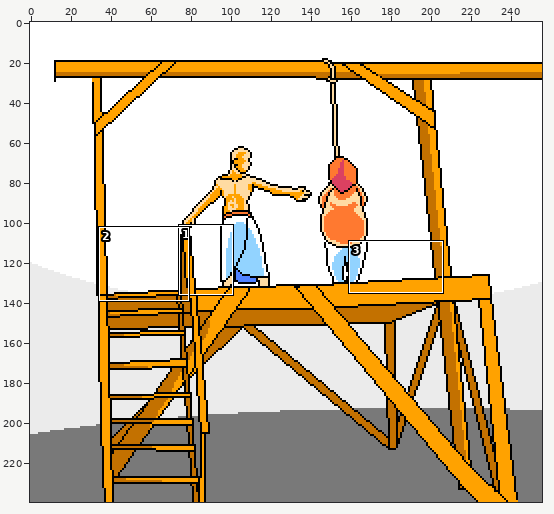
Pixel-art file -- assets/gallows.aseprite. Above: a wide view before the commit, with the close-up outlined.
Close-up. First the earlier version:
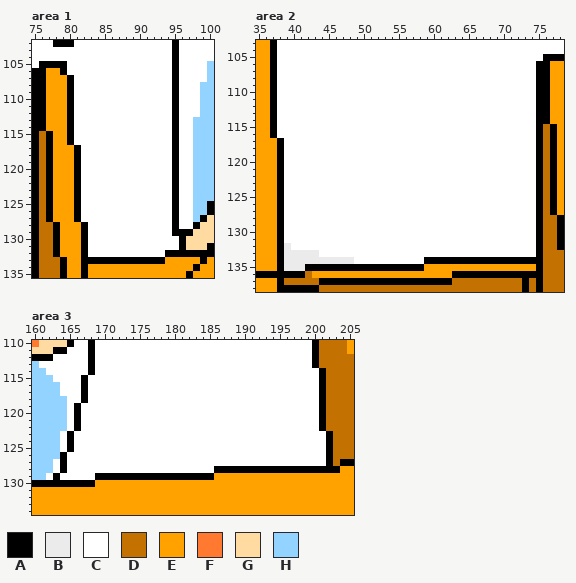
256x240 pixels, 1 frame. Shown: area 1: x 75..100, y 102..135; area 2: x 35..78, y 103..138; area 3: x 160..205, y 110..134. The commit also changed other parts of the picture, which this record leaves out.
Visible layers, top first: "Layer 2", "Layer 1".
Palette (. is transparent): A #000000  B #ebebeb  C #ffffff  D #c37100  E #ffa200  F #ff7930  G #ffdba2  H #92d3ff
Pixels before, area 1, first column x 75:
102 CCCAAACCCCCCCCCCCCCCACCCCC
103 CCCCCCCCCCCCCCCCCCCCACCCCC
104 CCCCCCCCCCCCCCCCCCCCACCCCC
105 CAAAACCCCCCCCCCCCCCCACCCCH
106 AAEEACCCCCCCCCCCCCCCACCCCH
107 AAEEEACCCCCCCCCCCCCCACCCCH
108 AAEEEACCCCCCCCCCCCCCACCCHH
109 AAEEEACCCCCCCCCCCCCCACCCHH
110 AAEEEACCCCCCCCCCCCCCACCCHH
111 AAEEEACCCCCCCCCCCCCCACCCHH
112 AAEEEACCCCCCCCCCCCCCACCCHH
113 AAEEEACCCCCCCCCCCCCCACCHHH
114 AAEEEACCCCCCCCCCCCCCACCHHH
115 ADAEEACCCCCCCCCCCCCCACCHHH
116 ADAEEACCCCCCCCCCCCCCACCHHH
117 ADAEEEACCCCCCCCCCCCCACCHHH
118 ADAEEEACCCCCCCCCCCCCACCHHH
119 ADAEEEACCCCCCCCCCCCCACCHHH
120 ADAEEEACCCCCCCCCCCCCACCHHH
121 ADAEEEACCCCCCCCCCCCCACCHHH
122 ADAEEEACCCCCCCCCCCCCACCHHH
123 ADAEEEACCCCCCCCCCCCCACCHHH
124 ADAEEEACCCCCCCCCCCCCACCHHH
125 ADAEEEACCCCCCCCCCCCCACCHHA
126 ADAEEEACCCCCCCCCCCCCACCHHA
127 ADAEEEACCCCCCCCCCCCCACCHAG
128 ADDAEEEACCCCCCCCCCCCACCAGG
129 ADDAEEEACCCCCCCCCCCCAAAGGG
130 ADDAEEEACCCCCCCCCCCCCAGGGG
131 ADDAEEEACCCCCCCCCCCCCAGGGA
132 ADDAEEEACCCCCCCCCCCAAAAAAA
133 ADDDAEEAAAAAAAAAAAAEEEEEAE
134 ADDDAEEAEEEEEEEEEEEEEEEAEE
135 ADDDAEEAEEEEEEEEEEEEEEAEEE
Pixels before, area 2, first column x 35:
103 EEACCCCCCCCCCCCCCCCCCCCCCCCCCCCCCCCCCCCCCCCC
104 EEACCCCCCCCCCCCCCCCCCCCCCCCCCCCCCCCCCCCCCCCC
105 EEACCCCCCCCCCCCCCCCCCCCCCCCCCCCCCCCCCCCCCAAA
106 EEACCCCCCCCCCCCCCCCCCCCCCCCCCCCCCCCCCCCCAAEE
107 EEACCCCCCCCCCCCCCCCCCCCCCCCCCCCCCCCCCCCCAAEE
108 EEACCCCCCCCCCCCCCCCCCCCCCCCCCCCCCCCCCCCCAAEE
109 EEACCCCCCCCCCCCCCCCCCCCCCCCCCCCCCCCCCCCCAAEE
110 EEACCCCCCCCCCCCCCCCCCCCCCCCCCCCCCCCCCCCCAAEE
111 EEACCCCCCCCCCCCCCCCCCCCCCCCCCCCCCCCCCCCCAAEE
112 EEACCCCCCCCCCCCCCCCCCCCCCCCCCCCCCCCCCCCCAAEE
113 EEACCCCCCCCCCCCCCCCCCCCCCCCCCCCCCCCCCCCCAAEE
114 EEACCCCCCCCCCCCCCCCCCCCCCCCCCCCCCCCCCCCCAAEE
115 EEACCCCCCCCCCCCCCCCCCCCCCCCCCCCCCCCCCCCCADAE
116 EEACCCCCCCCCCCCCCCCCCCCCCCCCCCCCCCCCCCCCADAE
117 EEEACCCCCCCCCCCCCCCCCCCCCCCCCCCCCCCCCCCCADAE
118 EEEACCCCCCCCCCCCCCCCCCCCCCCCCCCCCCCCCCCCADAE
119 EEEACCCCCCCCCCCCCCCCCCCCCCCCCCCCCCCCCCCCADAE
120 EEEACCCCCCCCCCCCCCCCCCCCCCCCCCCCCCCCCCCCADAE
121 EEEACCCCCCCCCCCCCCCCCCCCCCCCCCCCCCCCCCCCADAE
122 EEEACCCCCCCCCCCCCCCCCCCCCCCCCCCCCCCCCCCCADAE
123 EEEACCCCCCCCCCCCCCCCCCCCCCCCCCCCCCCCCCCCADAE
124 EEEACCCCCCCCCCCCCCCCCCCCCCCCCCCCCCCCCCCCADAE
125 EEEACCCCCCCCCCCCCCCCCCCCCCCCCCCCCCCCCCCCADAE
126 EEEACCCCCCCCCCCCCCCCCCCCCCCCCCCCCCCCCCCCADAE
127 EEEACCCCCCCCCCCCCCCCCCCCCCCCCCCCCCCCCCCCADAE
128 EEEACCCCCCCCCCCCCCCCCCCCCCCCCCCCCCCCCCCCADDA
129 EEEACCCCCCCCCCCCCCCCCCCCCCCCCCCCCCCCCCCCADDA
130 EEEACCCCCCCCCCCCCCCCCCCCCCCCCCCCCCCCCCCCADDA
131 EEEACCCCCCCCCCCCCCCCCCCCCCCCCCCCCCCCCCCCADDA
132 EEEABCCCCCCCCCCCCCCCCCCCCCCCCCCCCCCCCCCCADDA
133 EEEABBBBBCCCCCCCCCCCCCCCCCCCCCCCCCCCCCCCADDD
134 EEEABBBBBBBBBBCCCCCCCCCCAAAAAAAAAAAAAAAAADDD
135 EEEABBBAAAAAAAAAAAAAAAAAEEEEEEEEEEEEEEEEADDD
136 AAAAAAADEEEEEEEEEEEEEEEEEEEEAAAAAAAAAAAAADDD
137 EEEADDDDDAAAAAAAAAAAAAAAAAAADDDDDDDDDDADADDD
138 EEEAAAAAADDDDDDDDDDDDDDDDDDDDDDDDDDDDDADADDD
Pixels before, area 3, first column x 160:
110 FGGGGACCACCCCCCCCCCCCCCCCCCCCCCCCCCCCCCCADDDDE
111 GGGAACCCACCCCCCCCCCCCCCCCCCCCCCCCCCCCCCCADDDDE
112 AAACCCCCACCCCCCCCCCCCCCCCCCCCCCCCCCCCCCCADDDDD
113 HCCCCCCCACCCCCCCCCCCCCCCCCCCCCCCCCCCCCCCADDDDD
114 HHCCCCCCACCCCCCCCCCCCCCCCCCCCCCCCCCCCCCCCADDDD
115 HHHCCCCACCCCCCCCCCCCCCCCCCCCCCCCCCCCCCCCCADDDD
116 HHHHCCCACCCCCCCCCCCCCCCCCCCCCCCCCCCCCCCCCADDDD
117 HHHHCCCACCCCCCCCCCCCCCCCCCCCCCCCCCCCCCCCCADDDD
118 HHHHHCCACCCCCCCCCCCCCCCCCCCCCCCCCCCCCCCCCADDDD
119 HHHHHCACCCCCCCCCCCCCCCCCCCCCCCCCCCCCCCCCCADDDD
120 HHHHHCACCCCCCCCCCCCCCCCCCCCCCCCCCCCCCCCCCADDDD
121 HHHHHCACCCCCCCCCCCCCCCCCCCCCCCCCCCCCCCCCCADDDD
122 HHHHHCACCCCCCCCCCCCCCCCCCCCCCCCCCCCCCCCCCADDDD
123 HHHHCACCCCCCCCCCCCCCCCCCCCCCCCCCCCCCCCCCCCADDD
124 HHHHCACCCCCCCCCCCCCCCCCCCCCCCCCCCCCCCCCCCCADDD
125 HHHHCACCCCCCCCCCCCCCCCCCCCCCCCCCCCCCCCCCCCADDD
126 HHHHACCCCCCCCCCCCCCCCCCCCCCCCCCCCCCCCCCCCCADDD
127 HHHCACCCCCCCCCCCCCCCCCCCCCCCCCCCCCCCCCCCCCADAA
128 HHHCACCCCCCCCCCCCCCCCCCCCCAAAAAAAAAAAAAAAAAAEE
129 HHCACCCCCAAAAAAAAAAAAAAAAAEEEEEEEEEEEEEEEEEEEE
130 AAAAAAAAAEEEEEEEEEEEEEEEEEEEEEEEEEEEEEEEEEEEEE
131 EEEEEEEEEEEEEEEEEEEEEEEEEEEEEEEEEEEEEEEEEEEEEE
132 EEEEEEEEEEEEEEEEEEEEEEEEEEEEEEEEEEEEEEEEEEEEEE
133 EEEEEEEEEEEEEEEEEEEEEEEEEEEEEEEEEEEEEEEEEEEEEE
134 EEEEEEEEEEEEEEEEEEEEEEEEEEEEEEEEEEEEEEEEEEEEEE
New version:
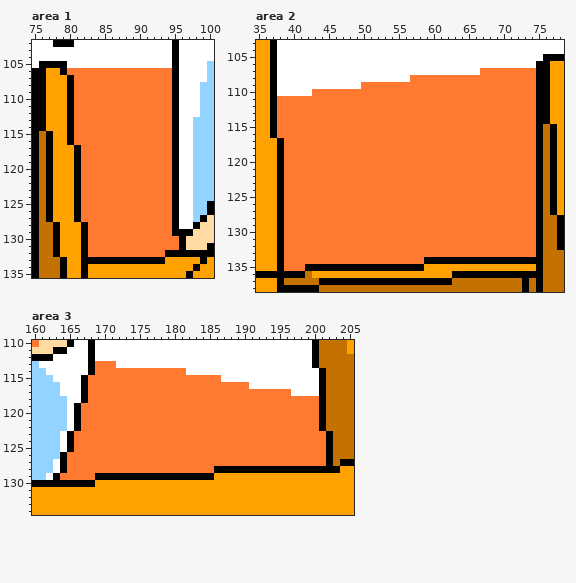
The exact change:
Changed rows in their new state; - is an unchanged pixel.
Area 1, layer "Layer 1":
first column x 80:
106 FFFFFFFFFFFFFFF-
107 -FFFFFFFFFFFFFF-
108 -FFFFFFFFFFFFFF-
109 -FFFFFFFFFFFFFF-
110 -FFFFFFFFFFFFFF-
111 -FFFFFFFFFFFFFF-
112 -FFFFFFFFFFFFFF-
113 -FFFFFFFFFFFFFF-
114 -FFFFFFFFFFFFFF-
115 -FFFFFFFFFFFFFF-
116 -FFFFFFFFFFFFFF-
117 --FFFFFFFFFFFFF-
118 --FFFFFFFFFFFFF-
119 --FFFFFFFFFFFFF-
120 --FFFFFFFFFFFFF-
121 --FFFFFFFFFFFFF-
122 --FFFFFFFFFFFFF-
123 --FFFFFFFFFFFFF-
124 --FFFFFFFFFFFFF-
125 --FFFFFFFFFFFFF-
126 --FFFFFFFFFFFFF-
127 --FFFFFFFFFFFFF-
128 ---FFFFFFFFFFFF-
129 ---FFFFFFFFFFFF-
130 ---FFFFFFFFFFFFF
131 ---FFFFFFFFFFFFF
132 ---FFFFFFFFFFF--
Area 2, layer "Layer 1":
first column x 38:
107 -----------------------------FFFFFFFF
108 -------------------FFFFFFFFFFFFFFFFFF
109 ------------FFFFFFFFFFFFFFFFFFFFFFFFF
110 -----FFFFFFFFFFFFFFFFFFFFFFFFFFFFFFFF
111 FFFFFFFFFFFFFFFFFFFFFFFFFFFFFFFFFFFFF
112 FFFFFFFFFFFFFFFFFFFFFFFFFFFFFFFFFFFFF
113 FFFFFFFFFFFFFFFFFFFFFFFFFFFFFFFFFFFFF
114 FFFFFFFFFFFFFFFFFFFFFFFFFFFFFFFFFFFFF
115 FFFFFFFFFFFFFFFFFFFFFFFFFFFFFFFFFFFFF
116 FFFFFFFFFFFFFFFFFFFFFFFFFFFFFFFFFFFFF
117 -FFFFFFFFFFFFFFFFFFFFFFFFFFFFFFFFFFFF
118 -FFFFFFFFFFFFFFFFFFFFFFFFFFFFFFFFFFFF
119 -FFFFFFFFFFFFFFFFFFFFFFFFFFFFFFFFFFFF
120 -FFFFFFFFFFFFFFFFFFFFFFFFFFFFFFFFFFFF
121 -FFFFFFFFFFFFFFFFFFFFFFFFFFFFFFFFFFFF
122 -FFFFFFFFFFFFFFFFFFFFFFFFFFFFFFFFFFFF
123 -FFFFFFFFFFFFFFFFFFFFFFFFFFFFFFFFFFFF
124 -FFFFFFFFFFFFFFFFFFFFFFFFFFFFFFFFFFFF
125 -FFFFFFFFFFFFFFFFFFFFFFFFFFFFFFFFFFFF
126 -FFFFFFFFFFFFFFFFFFFFFFFFFFFFFFFFFFFF
127 -FFFFFFFFFFFFFFFFFFFFFFFFFFFFFFFFFFFF
128 -FFFFFFFFFFFFFFFFFFFFFFFFFFFFFFFFFFFF
129 -FFFFFFFFFFFFFFFFFFFFFFFFFFFFFFFFFFFF
130 -FFFFFFFFFFFFFFFFFFFFFFFFFFFFFFFFFFFF
131 -FFFFFFFFFFFFFFFFFFFFFFFFFFFFFFFFFFFF
132 -FFFFFFFFFFFFFFFFFFFFFFFFFFFFFFFFFFFF
133 -FFFFFFFFFFFFFFFFFFFFFFFFFFFFFFFFFFFF
134 -FFFFFFFFFFFFFFFFFFFF----------------
135 -FFF---------------------------------
Area 3, layer "Layer 1":
first column x 164:
113 -----FFF------------------------------
114 -----FFFFFFFFFFFFF--------------------
115 ----FFFFFFFFFFFFFFFFFFF---------------
116 ----FFFFFFFFFFFFFFFFFFFFFFF-----------
117 ----FFFFFFFFFFFFFFFFFFFFFFFFFFFFF-----
118 ----FFFFFFFFFFFFFFFFFFFFFFFFFFFFFFFFF-
119 ---FFFFFFFFFFFFFFFFFFFFFFFFFFFFFFFFFF-
120 ---FFFFFFFFFFFFFFFFFFFFFFFFFFFFFFFFFF-
121 ---FFFFFFFFFFFFFFFFFFFFFFFFFFFFFFFFFF-
122 ---FFFFFFFFFFFFFFFFFFFFFFFFFFFFFFFFFF-
123 --FFFFFFFFFFFFFFFFFFFFFFFFFFFFFFFFFFFF
124 --FFFFFFFFFFFFFFFFFFFFFFFFFFFFFFFFFFFF
125 --FFFFFFFFFFFFFFFFFFFFFFFFFFFFFFFFFFFF
126 -FFFFFFFFFFFFFFFFFFFFFFFFFFFFFFFFFFFFF
127 -FFFFFFFFFFFFFFFFFFFFFFFFFFFFFFFFFFFFF
128 -FFFFFFFFFFFFFFFFFFFFF----------------
129 FFFFF---------------------------------
Changed places in both close-ups, as pixel boxes (x1, y1, x2, y2):
changed: (67, 68, 179, 257)
changed: (277, 68, 536, 271)
changed: (60, 361, 326, 480)
